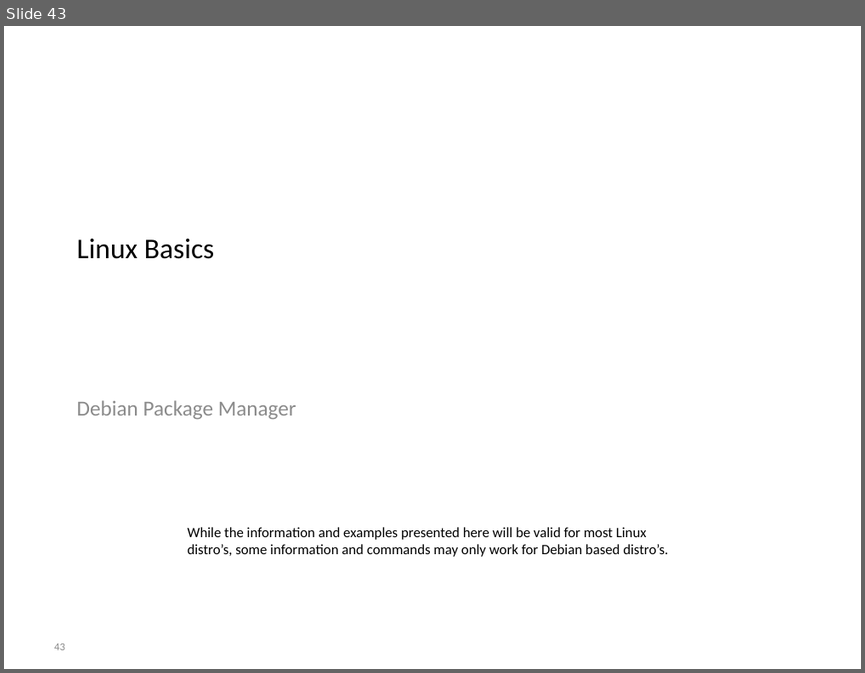
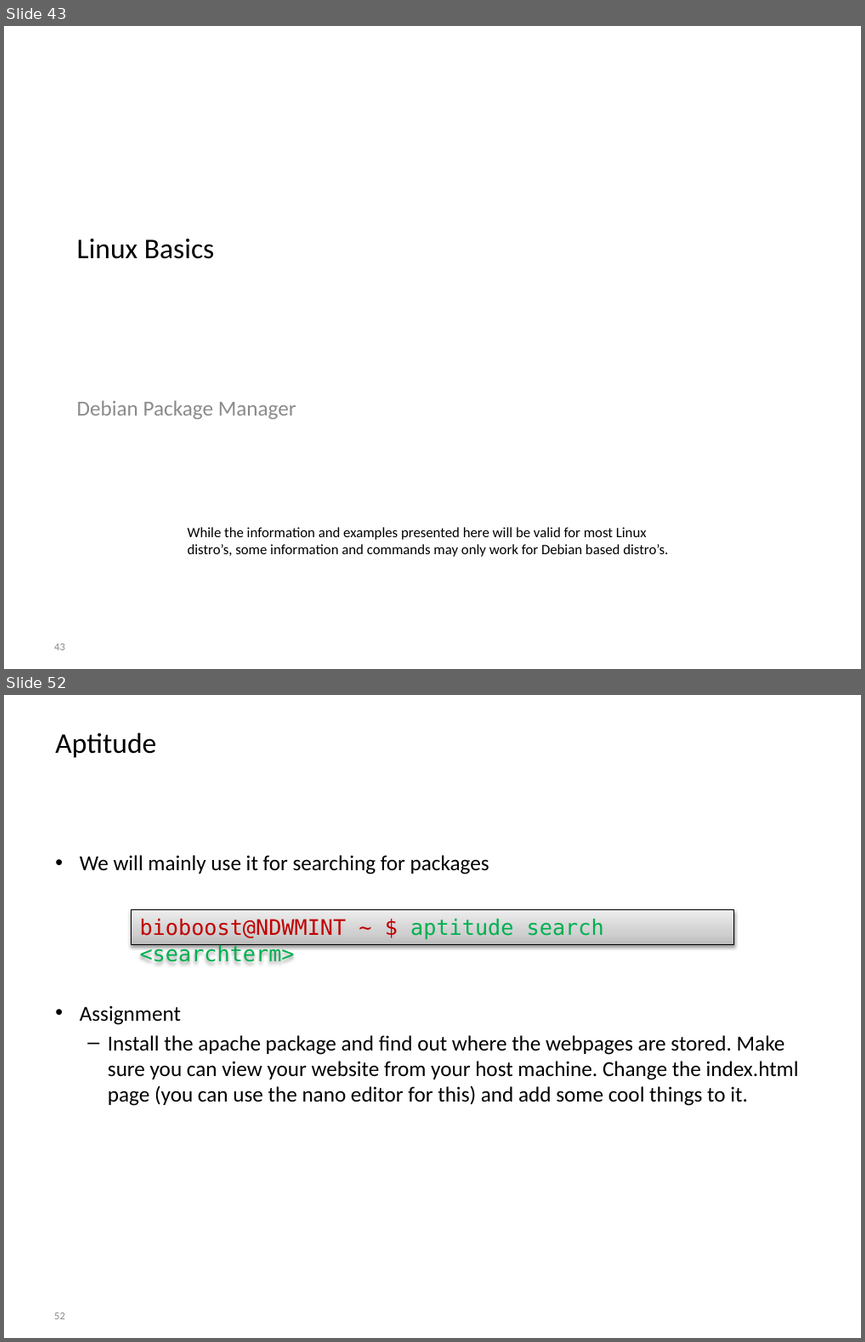
Before and after one commit to BioBoost/multimediatechnieken, a slide deck: slides/introduction_to_linux.pptx. Shown one above the other, each under a label of ours: slide 43 before the commit, slides 43 and 52 after it; the slides between them are not shown. The pictures are 865x673 and 865x1342 pixels, drawn with LibreOffice and Linux fonts; fonts in the diff are those of the drawing; background and template pictures are left out. Boxes give left, top, right and bottom in pixels: in the first picture for what was removed or moved away, otherwise in the second. Text is boxed around its words. In the diff, an @@ line names an element or a change of style, - is before the commit and + after.

Commit message:
Add slides on apt-get and package managers

```diff
--- a/slides/introduction_to_linux.pptx
+++ b/slides/introduction_to_linux.pptx
@@ slide 52 added at bbox=[4, 695, 861, 1338], background picture (left out) @@
@@ title added at bbox=[55, 732, 156, 758], 24 pt, text #000000 @@
+Aptitude
@@ text added at bbox=[80, 855, 799, 1106], 18 pt, text #000000 @@
+• We will mainly use it for searching for packages
+• Assignment
+  – Install the apache package and find out where the webpages are stored. Make sure you can view your website from your host machine. Change the index.html page (you can use the nano editor for this) and add some cool things to it.
@@ rectangle added at bbox=[131, 910, 733, 944], fill gradient #BDBDBD to #D1D1D1 to #EEEEEE, outline #000000 0.75 pt, 18 pt, text #00B050 @@
+bioboost@NDWMINT ~ $ aptitude search <searchterm>
@@ page number added at bbox=[54, 1312, 65, 1319], 9 pt, text #8C8C8C @@
+52
```
Also in this commit, not shown: 9 other slides added, 1 other file.
